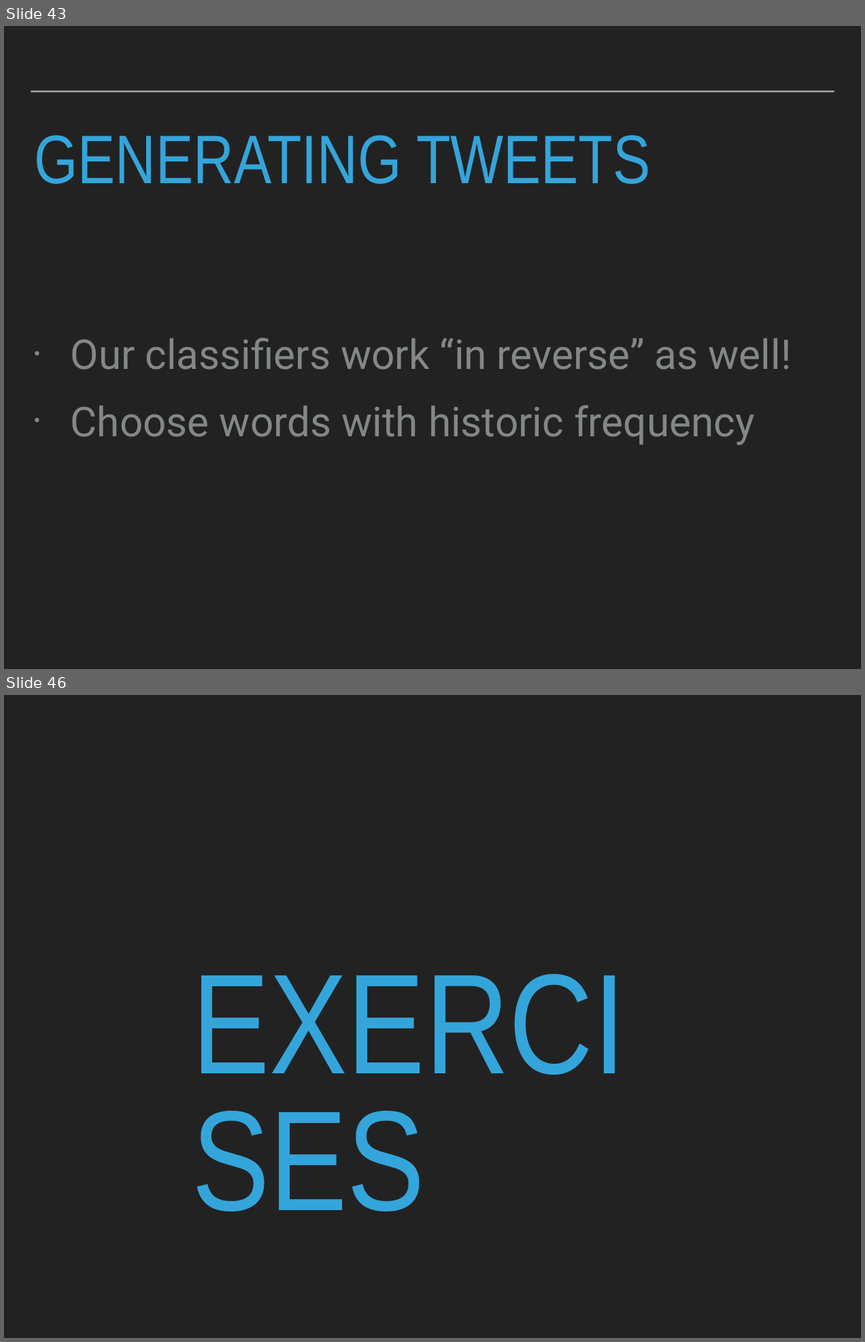
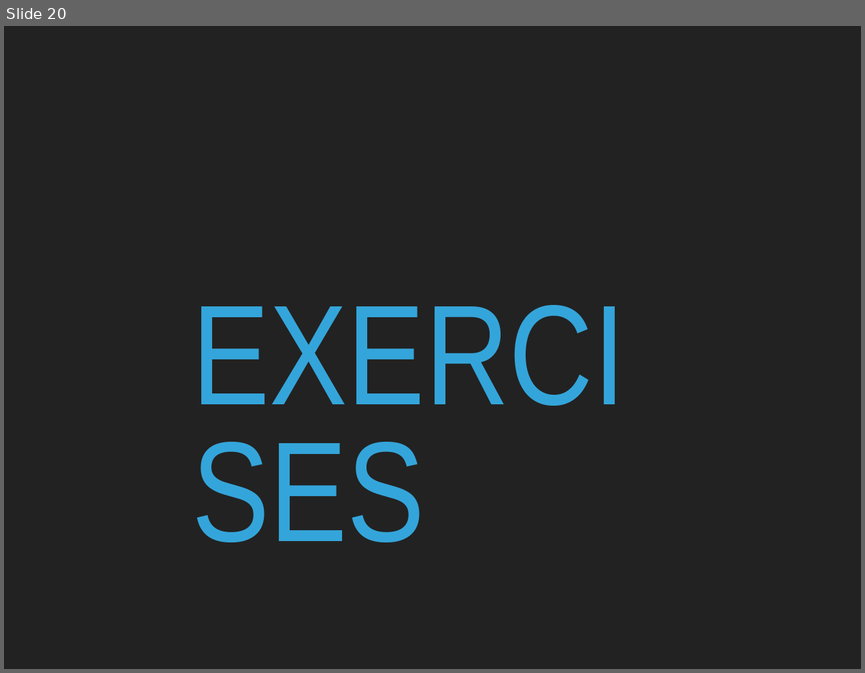
Before and after one commit to patricks1/noble-machine-learning, a slide deck: Session4/Session4_Slides.pptx. Shown one above the other, each under a label of ours: slides 43 and 46 before the commit, slide 20 after it; the slides between them are not shown. The pictures are 865x1342 and 865x673 pixels, drawn with LibreOffice and Linux fonts; fonts in the diff are those of the drawing. Boxes give left, top, right and bottom in pixels: in the first picture for what was removed or moved away, otherwise in the second. Text is boxed around its words. In the diff, an @@ line names an element or a change of style, - is before the commit and + after.

```diff
--- a/Session4/Session4_Slides.pptx
+++ b/Session4/Session4_Slides.pptx
@@ slide 43 removed at <box>4,26,861,669</box>, background #222222 @@
@@ line removed from (31, 92) to (834, 92) @@
@@ title removed at <box>34,135,650,184</box> @@
-GENERATING TWEETS
@@ text removed at <box>71,337,791,445</box> @@
-• Our classifiers work “in reverse” as well!
-• Choose words with historic frequency
@@ what was slide 46 is now slide 20 @@
```
Also in this commit, not shown: 1 slide changed, 41 slides added, 41 other slides removed, 4 other files.
